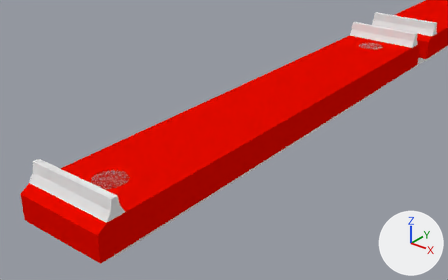
An edit to the Blender file Roads/Roads.blend, drawn before and after from the same camera.
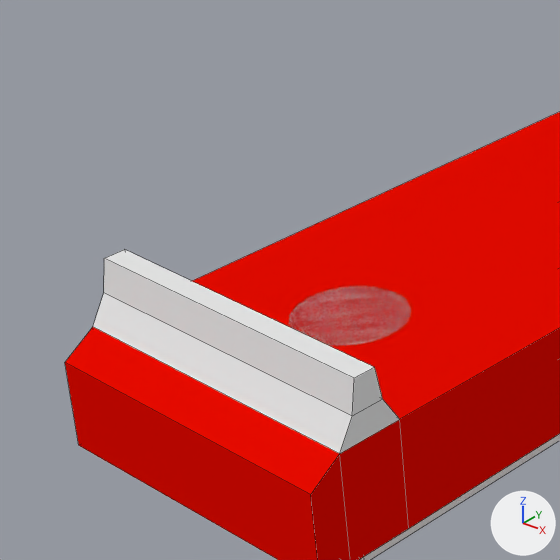
There are two pictures of each version: one whole from a 50 mm lens placed at (22.6, -53.1, 16.2), pointed at (5.4, -31.6, 2.8), one close up on the part from 0% to 39% of the width and 29% to 92% of the height. Every picture has the same lights, and +X, +Y and +Z are marked at lower right. The close-ups show mesh edges as thin lines.
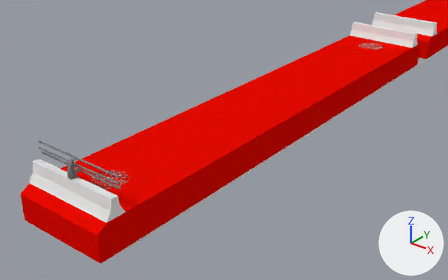
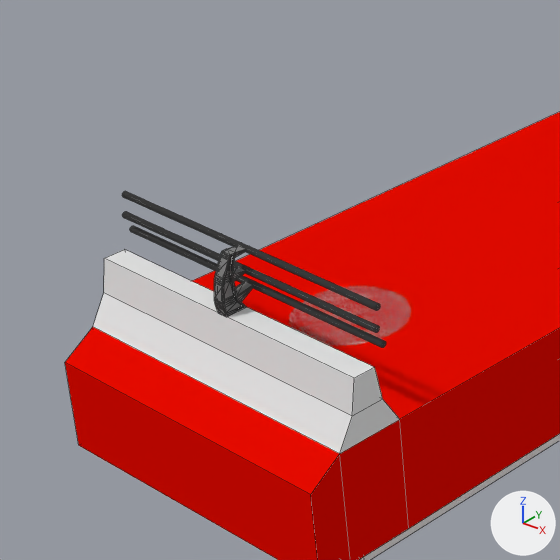
Pixel boxes (x1, y1, x2, y2) of what changed, in the close-ups (560 x 560 px):
'SM_Highway_Rails_Right', added: after (122, 191, 386, 347)

Patch to the scene script:
```diff
--- a/Roads/Roads.blend.py
+++ b/Roads/Roads.blend.py
@@ mat_worldgridmaterial @@
+mat_worldgridmaterial = diffuse_material('WorldGridMaterial')
+mat_worldgridmaterial.base_color = (0.216, 0.216, 0.216)  # grey #808080
@@ me_sm_highway_rails_right @@
+me_sm_highway_rails_right.from_pydata(...)  # 1548 vertices, 3092 faces; spans x -300.0..300.0, y -3704.0..-3635.0, z 110.0..210.0
+me_sm_highway_rails_right.materials.append(mat_worldgridmaterial)  # grey #808080
@@ ob_sm_highway_rails_right @@
+ob_sm_highway_rails_right = bpy.data.objects.new('SM_Highway_Rails_Right', me_sm_highway_rails_right)
+ob_sm_highway_rails_right.location = (0.0, 0.0, 0.0)
+ob_sm_highway_rails_right.scale = (0.01, 0.01, 0.01)
```
